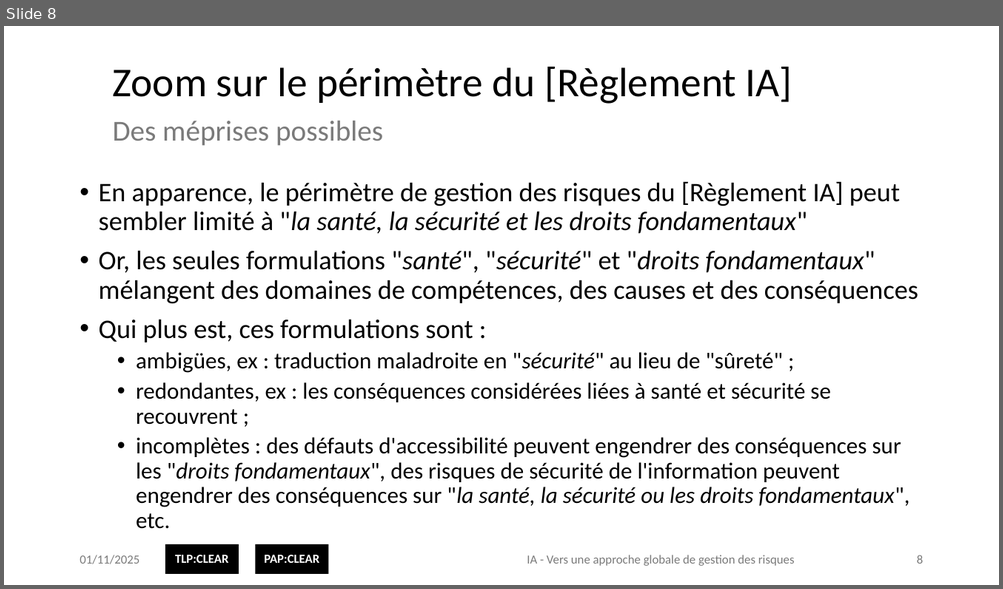
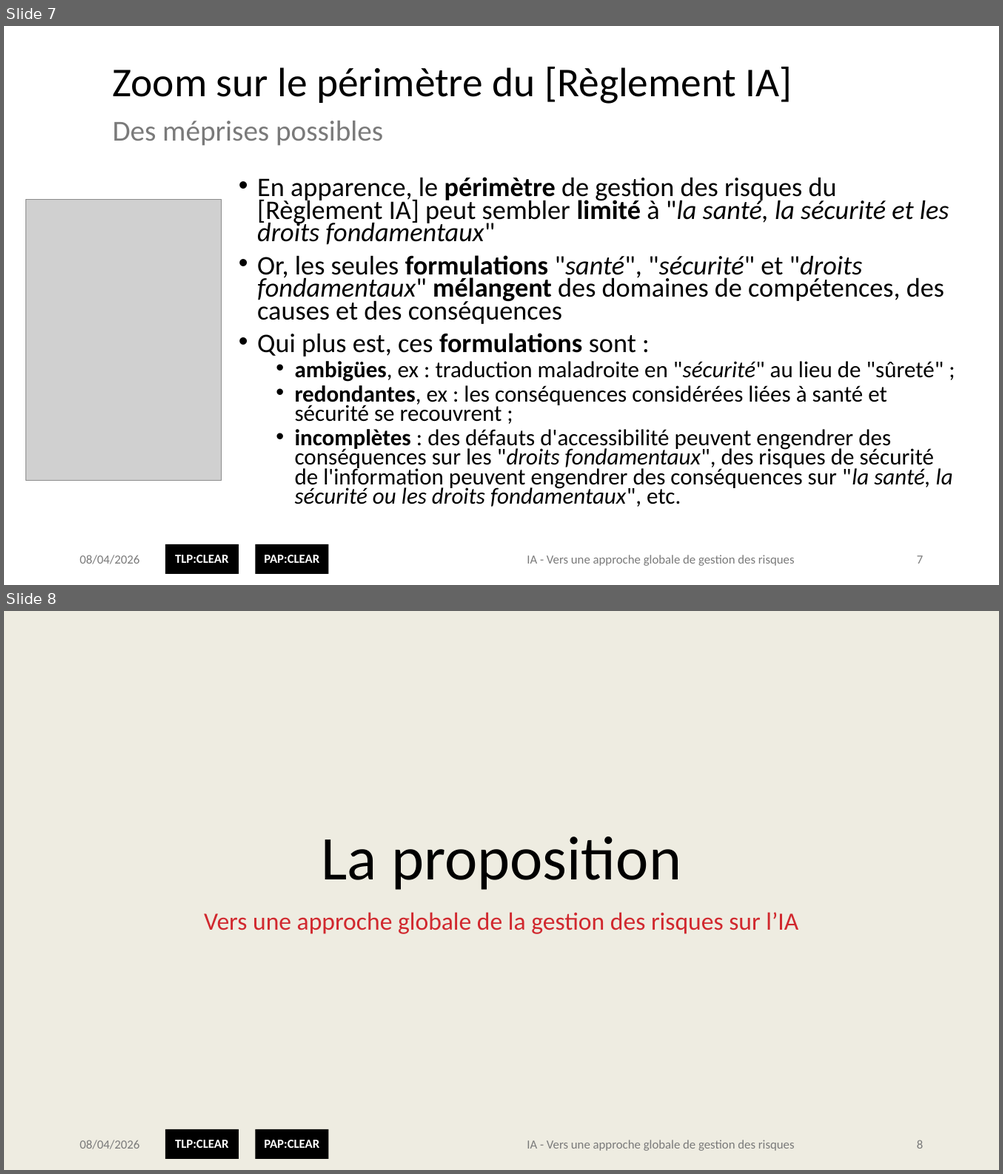
Before and after one commit to matthieu-grall/ai, a slide deck: fr/IA - Gestion des risques - Présentation.pptx. Shown one above the other, each under a label of ours: slide 8 before the commit, slides 7 and 8 after it. The pictures are 1003x589 and 1003x1174 pixels, drawn with LibreOffice and Linux fonts; fonts in the diff are those of the drawing; grey boxes stand for pictures; background and template pictures are left out. Boxes give left, top, right and bottom in pixels: in the first picture for what was removed or moved away, otherwise in the second. Text is boxed around its words. In the diff, an @@ line names an element or a change of style, - is before the commit and + after.

```diff
--- a/fr/IA - Gestion des risques - Présentation.pptx
+++ b/fr/IA - Gestion des risques - Présentation.pptx
@@ slide 8 added at (4,611,999,1170), background #EEECE1; not listed: 2 template elements that a slide beside it also shows @@
@@ title added at (321,837,681,890), 60 pt, text #000000 @@
+La proposition
@@ subtitle added at (204,912,798,934), 24 pt, text #D1282E @@
+Vers une approche globale de la gestion des risques sur l’IA
@@ text added at (79,1140,139,1150), 12 pt, text #7A7A7A @@
+08/04/2026
@@ text added at (526,1140,794,1151), 12 pt, text #7A7A7A @@
+IA - Vers une approche globale de gestion des risques
@@ page number added at (916,1140,922,1149), 12 pt, text #7A7A7A @@
+8
@@ what was slide 8 is now slide 7 @@
@@ slide 7 changed as well @@
@@ text "En apparence, le périmètre de ...": place and size @@
-text "En apparence, le périmètre de ..." at (99,181,918,529)
+text "En apparence, le périmètre de ..." at (257,177,953,507)
@@ text "En apparence, le périmètre de ..." at (257,177,953,507): bold on in "périmètre limité", "formulations mélangent", "formulations", "ambigües," and 2 more places; line spacing 0.9 to 0.7 @@
@@ picture added at (25,199,221,481) @@
@@ text at (79,555,139,565): text changed @@
-01/11/2025
+08/04/2026
@@ page number at (916,556,922,564): text changed @@
-8
+7
```
Also in this commit, not shown: 11 other slides changed, 7 other slides added, 1 other file.
